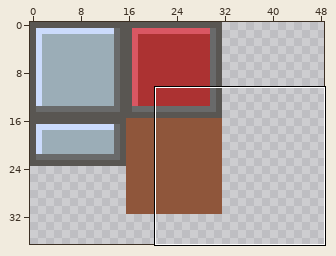
File history of a pixel-art file, src/level/level.aseprite. Above: a wide view before the commit, with the close-up outlined.
Close-up. Before:
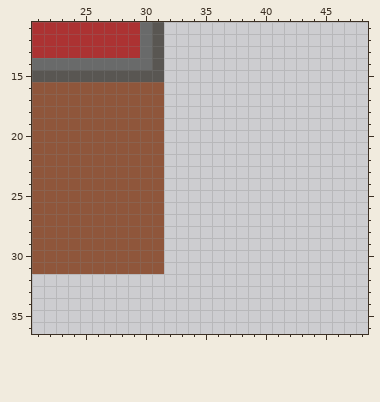
256x256 pixels, 1 frame. Shown: x 21..48, y 11..36. The wide view leaves out empty margins.
Now the later version:
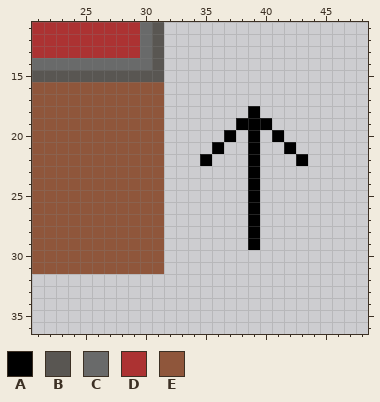
Palette (. is transparent): A #000000  B #595652  C #696a6a  D #ac3232  E #8f563b
Difference:
Colour A now appears in row 18 at x 39; in row 19 at x 38 to 40; in row 20 at x 37, 39 and 41; in row 21 at x 36, 39 and 42; in row 22 at x 35, 39 and 43; in rows 23 to 29 at x 39.
